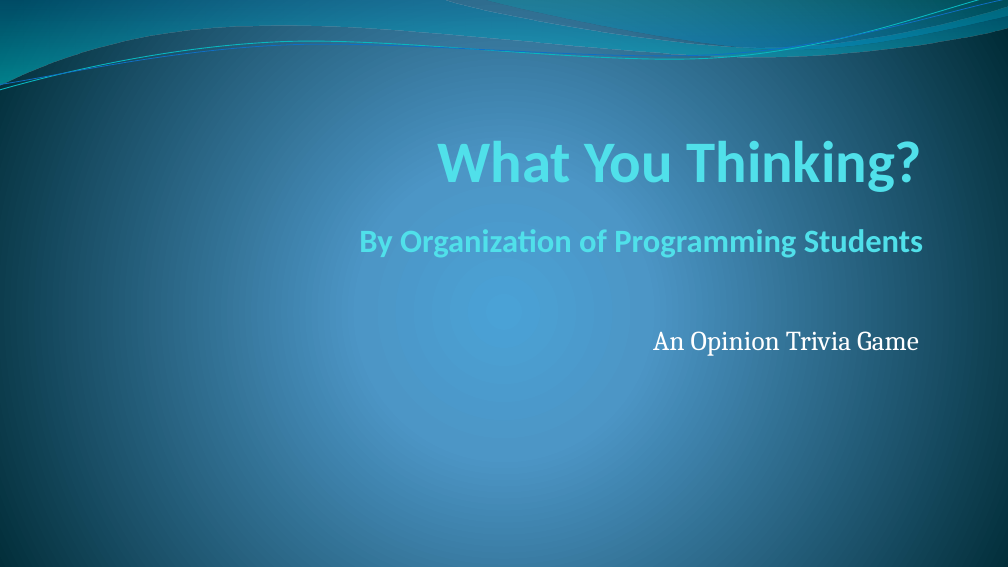
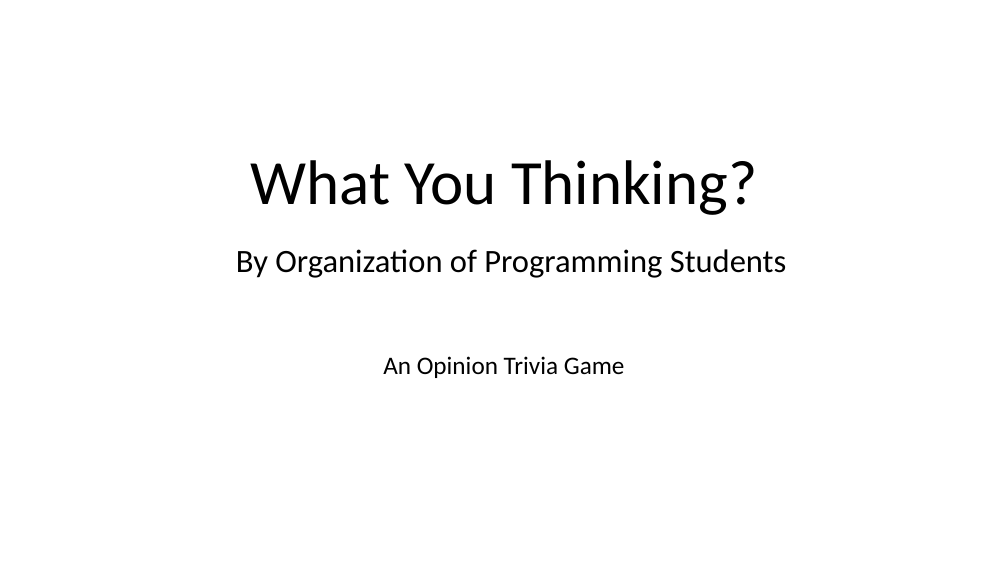
Before and after one commit to cwzero/Trivia, a slide deck: slide 2 of WUTDemo.pptx. Drawn at 1008x567 pixels with LibreOffice and Linux fonts; fonts in the diff are those of the drawing. Boxes give left, top, right and bottom in pixels: in the first picture for what was removed or moved away, otherwise in the second. Text is boxed around its words. In the diff, an @@ line names an element or a change of style, - is before the commit and + after.

```diff
--- a/WUTDemo.pptx
+++ b/WUTDemo.pptx
@@ background gradient #4AA0D6 to #4C98C7 to #002C38 to #FFFFFF @@
@@ freeform shape removed at [0, 0, 1008, 85] @@
@@ freeform shape removed at [0, 0, 1008, 94] @@
@@ freeform shape removed at [0, 0, 1008, 90] @@
@@ freeform shape removed at [483, 0, 1008, 52] @@
@@ title "What You Thinking? By Organization ...": place and size @@
-title "What You Thinking? By Organization ..." at [359, 133, 923, 261]
+title "What You Thinking? By Organization ..." at [236, 160, 787, 278]
@@ title "What You Thinking? By Organization ..." at [236, 160, 787, 278]: size 56 to 60 pt in "What You Thinking?"; text colour #51E0EA to #000000, bold off; alignment right to centre; line spacing 1 to 0.9 @@
@@ subtitle "An Opinion Trivia Game": place and size @@
-subtitle "An Opinion Trivia Game" at [653, 331, 919, 356]
+subtitle "An Opinion Trivia Game" at [383, 356, 625, 378]
@@ subtitle "An Opinion Trivia Game" at [383, 356, 625, 378]: size 26 to 24 pt, font Cambria to Calibri, text colour #FFFFFF to #000000; alignment right to centre; line spacing 1 to 0.9; more space between paragraphs @@
```
Also in this commit, not shown: 6 other slides changed, 2 slides added, 2 slides removed, 22 other files.
